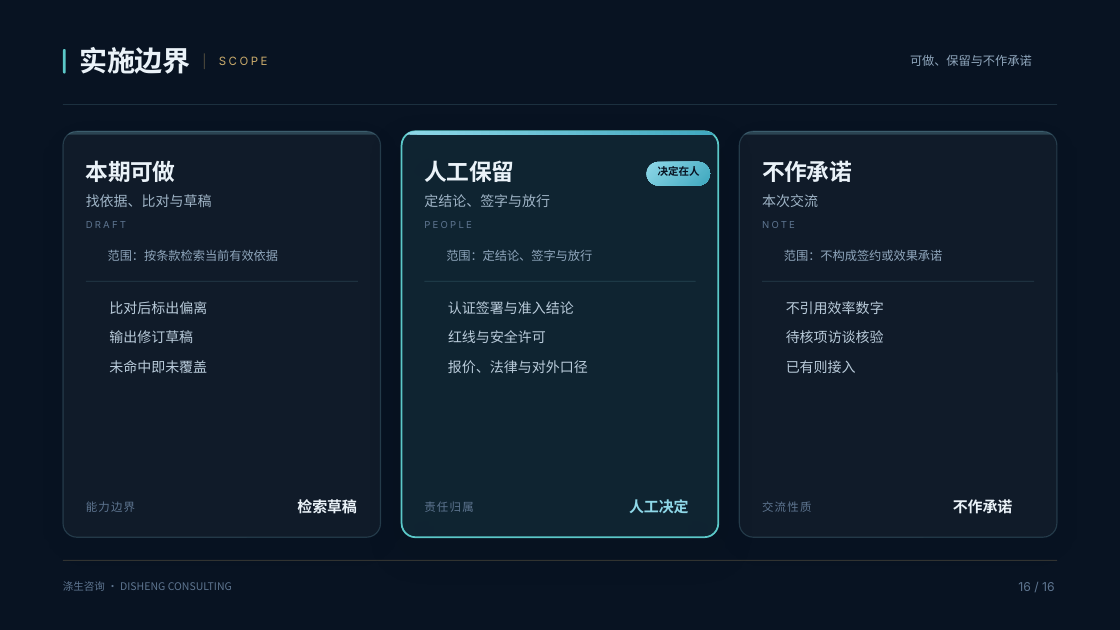
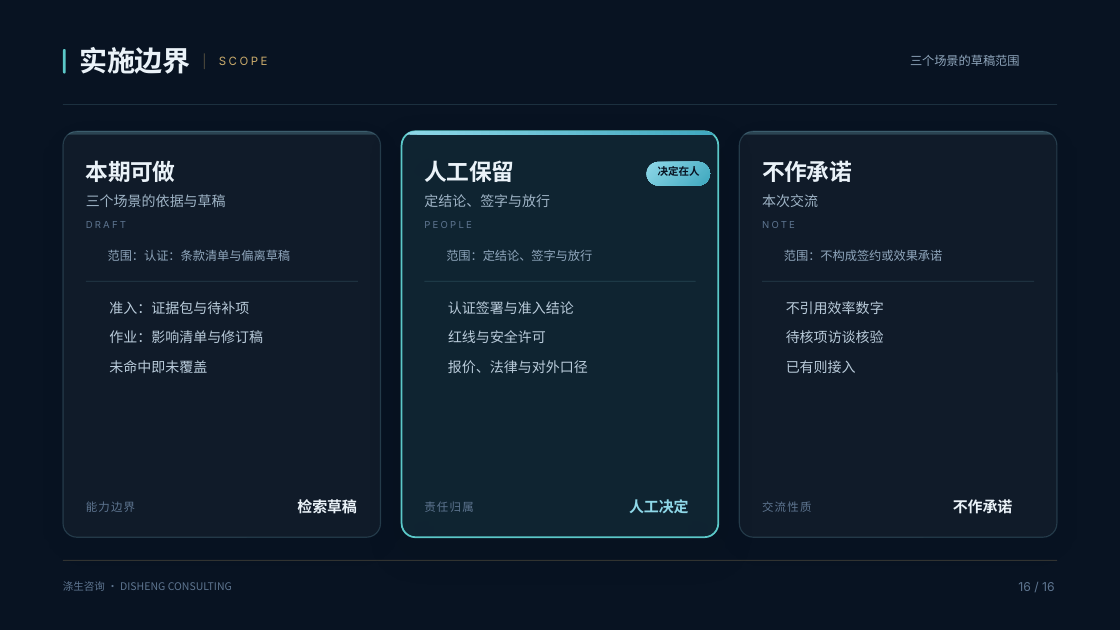
Before and after one commit to panaitech/agent-forge-customer, a slide deck: slide 16 of goldwind/docs/标准知识进入工作场景.pptx. Drawn at 1120x630 pixels with LibreOffice and Linux fonts; fonts in the diff are those of the drawing; background and template pictures are left out. Boxes give left, top, right and bottom in pixels: in the first picture for what was removed or moved away, otherwise in the second. Text is boxed around its words. In the diff, an @@ line names an element or a change of style, - is before the commit and + after.

```diff
--- a/goldwind/docs/标准知识进入工作场景.pptx
+++ b/goldwind/docs/标准知识进入工作场景.pptx
@@ text at (x1=910, y1=55, x2=1020, y2=66): text changed @@
-可做、保留与不作承诺
+三个场景的草稿范围
@@ text at (x1=86, y1=194, x2=226, y2=207): text changed @@
-找依据、比对与草稿
+三个场景的依据与草稿
@@ text at (x1=108, y1=250, x2=291, y2=261): text changed @@
-范围：按条款检索当前有效依据
+范围：认证：条款清单与偏离草稿
@@ text at (x1=109, y1=301, x2=249, y2=314): text changed @@
-比对后标出偏离
+准入：证据包与待补项
@@ text at (x1=109, y1=330, x2=263, y2=343): text changed @@
-输出修订草稿
+作业：影响清单与修订稿
```
Also in this commit, not shown: 8 other slides changed, 1 other file.
